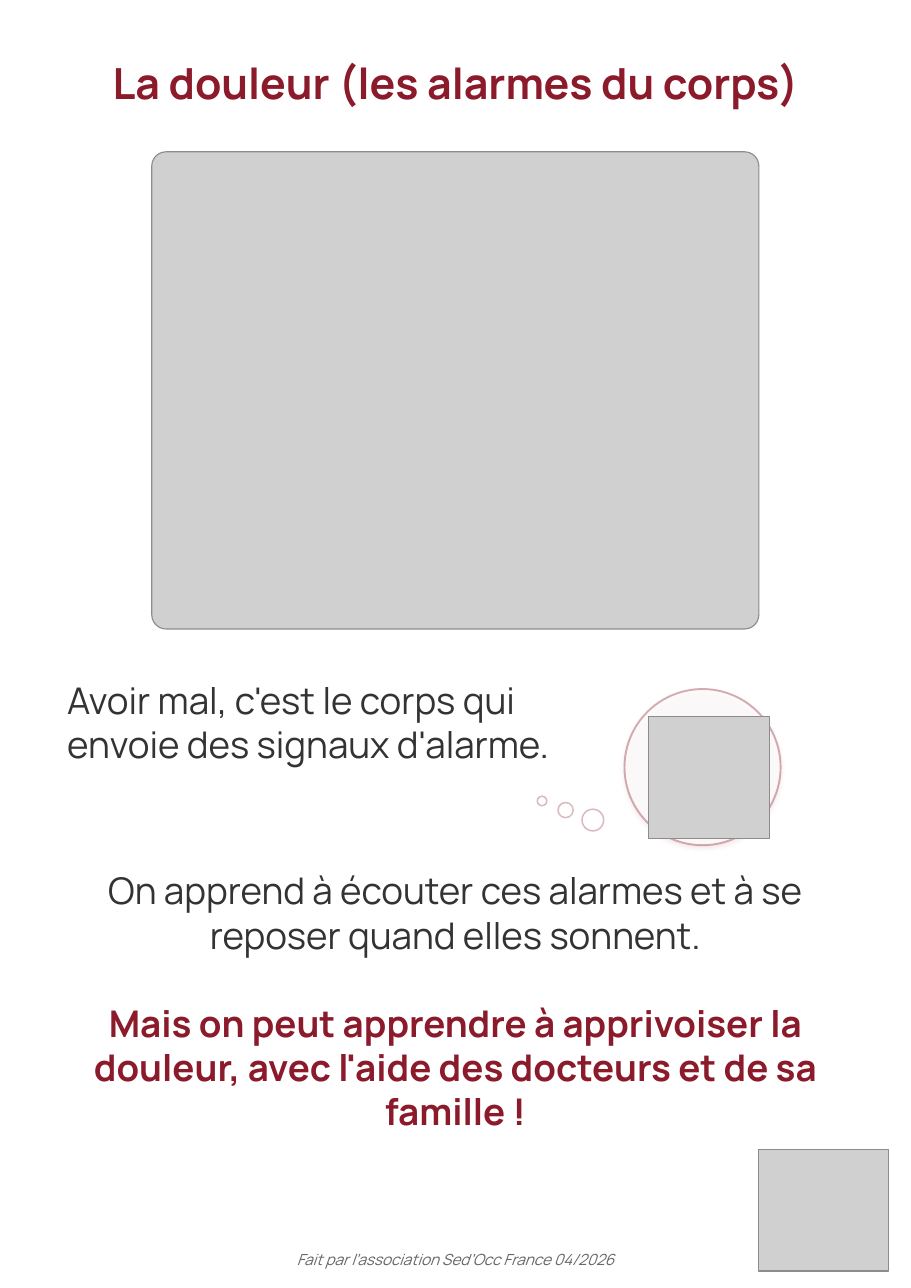
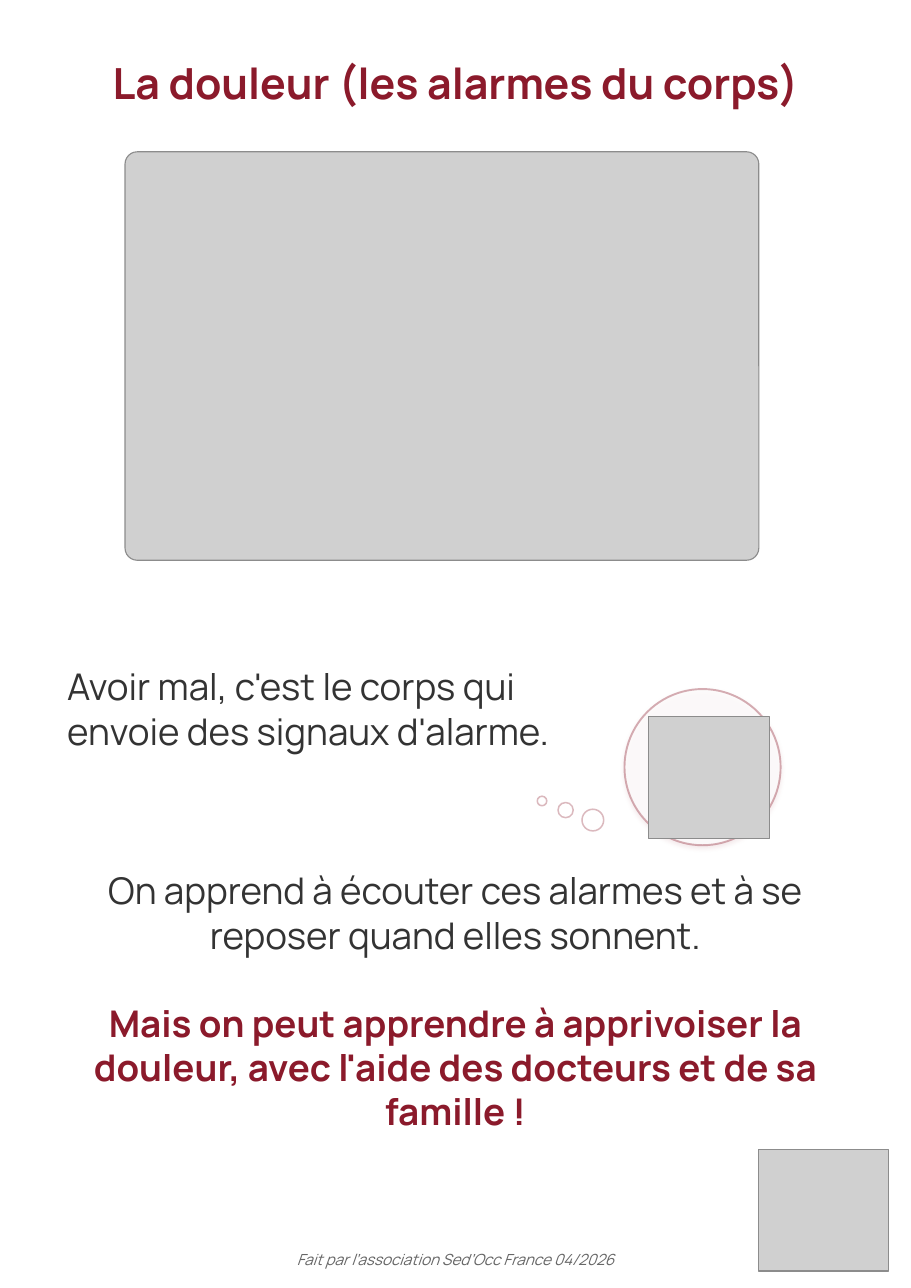
Before and after one commit to Therese-Borin-Pepe/sedocc-site, a slide deck: slide 5 of documents/Livret-SED-enfant-SedOcc.pptx. Drawn at 911x1288 pixels with LibreOffice and Linux fonts; fonts in the diff are those of the drawing; grey boxes stand for pictures; background and template pictures are left out. Boxes give left, top, right and bottom in pixels: in the first picture for what was removed or moved away, otherwise in the second. Text is boxed around its words. In the diff, an @@ line names an element or a change of style, - is before the commit and + after.

```diff
--- a/documents/Livret-SED-enfant-SedOcc.pptx
+++ b/documents/Livret-SED-enfant-SedOcc.pptx
@@ picture resized from (x1=152, y1=152, x2=759, y2=629) to (x1=126, y1=152, x2=759, y2=561) @@
@@ text "Avoir mal, c'est le corps ..." moved from (x1=67, y1=687, x2=549, y2=768) to (x1=67, y1=673, x2=549, y2=755) @@
```
Also in this commit, not shown: 5 other slides changed, 14 other files.
